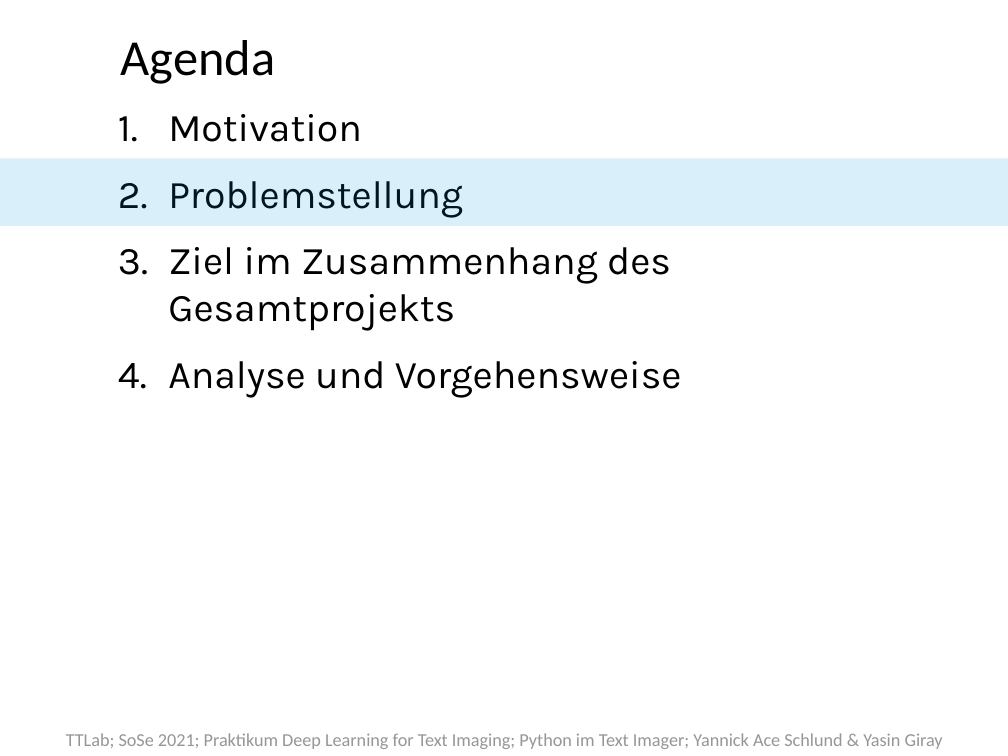
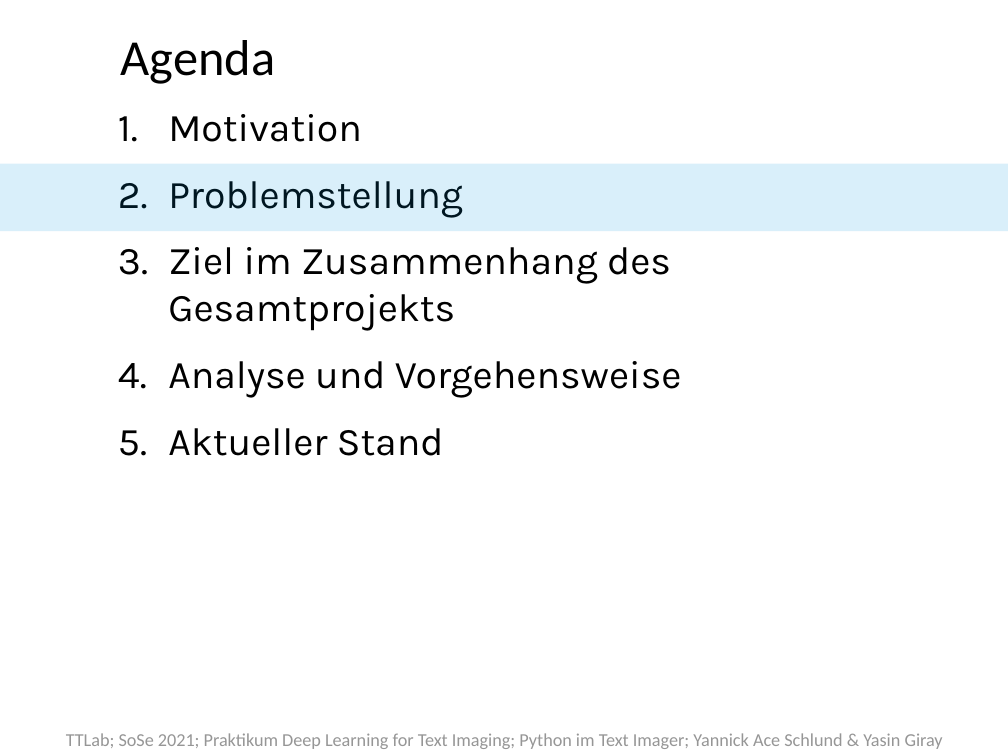
Before and after one commit to texttechnologylab/textimager-uima, a slide deck: slide 4 of Tex Docu/Präsi/Textimager PP.pptx. Drawn at 1008x756 pixels with LibreOffice and Linux fonts; fonts in the diff are those of the drawing. Boxes give left, top, right and bottom in pixels: in the first picture for what was removed or moved away, otherwise in the second. Text is boxed around its words. In the diff, an @@ line names an element or a change of style, - is before the commit and + after.

```diff
--- a/Tex Docu/Präsi/Textimager PP.pptx
+++ b/Tex Docu/Präsi/Textimager PP.pptx
@@ rounded rectangle: place and size @@
-rounded rectangle at box(0, 158, 1008, 226)
+rounded rectangle at box(0, 163, 1008, 231)
@@ text at box(168, 428, 444, 456): paragraph added @@
+  5. Aktueller Stand
```
Also in this commit, not shown: 7 other slides changed, 7 slides added, 1 slide removed.
